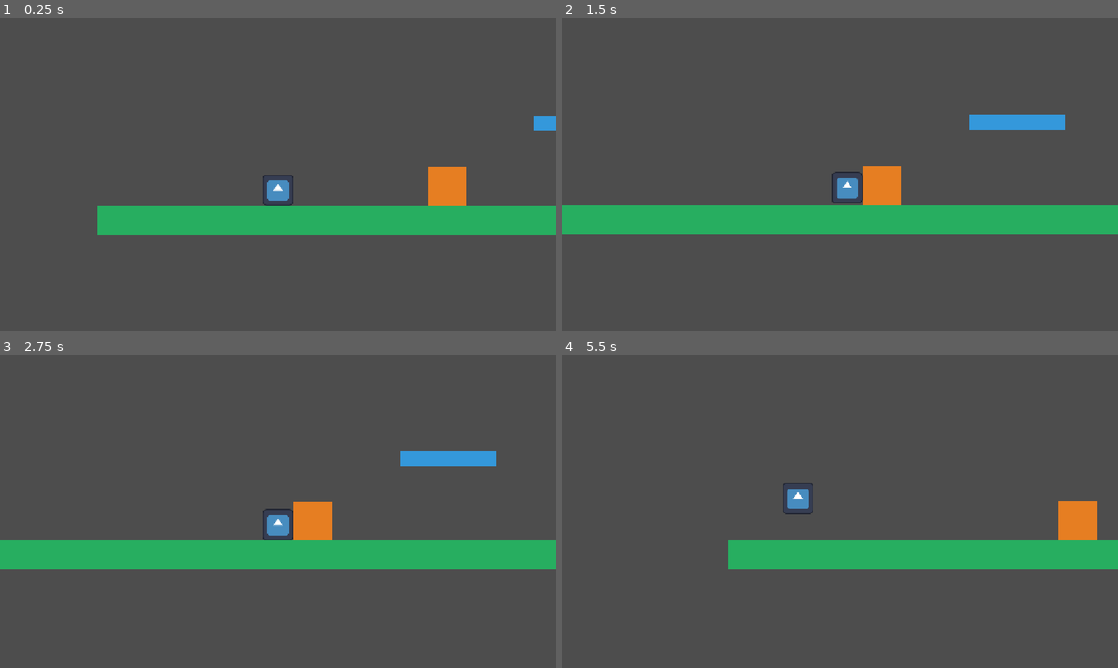
Above: before the commit, frames 1-4 (two rows, left to right).
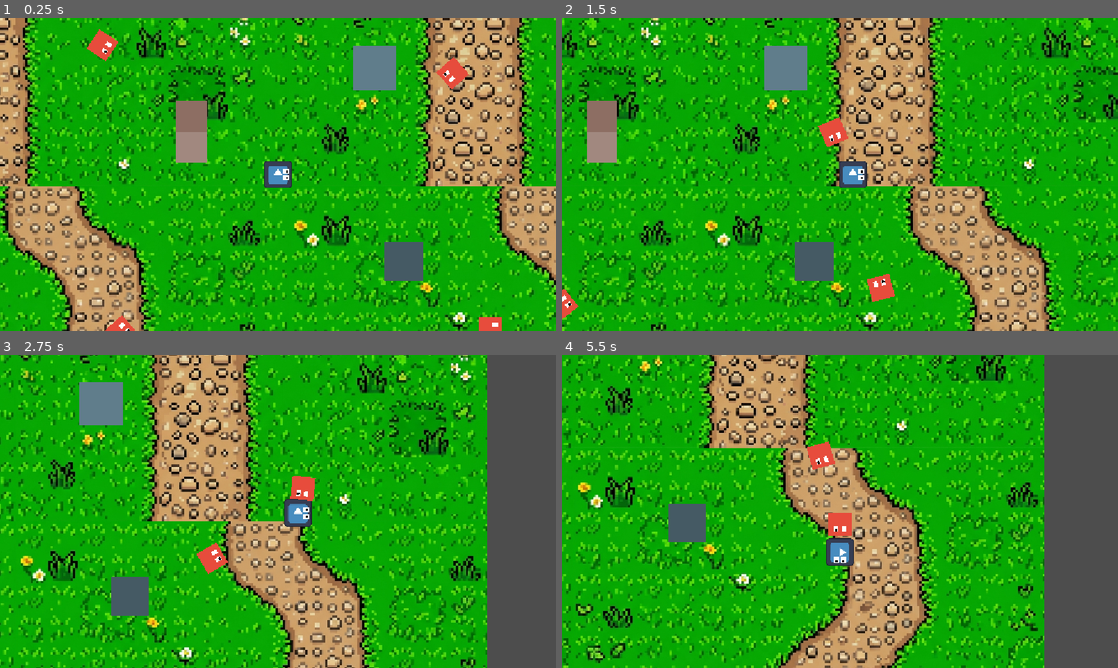
Above: after the commit, the same moments.

Repository: daniloemboaba/GameDev
Game: Godot game, scene res://main.tscn
Same seed, same stepped clock (60 frames per second), same inputs: the game is played once before the commit and once after it. The engine's default icon, where the game draws it, is replaced by a stand-in: a white triangle on a blue panel in a dark square.
Inputs (mouse positions are in pixels of both pictures, inside the frame that each line leads up to):
- Up to frame 1 (0.25 s): no input
- Up to frame 2 (1.5 s): tap Enter at 0.5 s; move the mouse to (962, 158) at 0.52 s; hold D (move_right) 0.53-1.25 s; tap E (dash) at 0.6 s; click (962, 158) at 0.67 s; tap Space (jump) at 0.77, 0.8, 1.07 s; drag from (728, 190) to (812, 237) at 1.27 s
- Up to frame 3 (2.75 s): move the mouse to (333, 442) at 2.02 s; hold D (move_right) from 2.03 s (still down); tap E (dash) at 2.1 s; tap Space (jump) at 2.3 s
- Up to frame 4 (5.5 s): release D (move_right) at 2.75 s; drag from (812, 574) to (673, 464) at 2.77 s; move the mouse to (1006, 558) at 3.52 s; hold A (move_left) 3.53-4.25 s; tap Space (jump) at 3.6, 3.77, 4.07, 5.3 s; drag from (673, 464) to (756, 433) at 4.27 s; move the mouse to (867, 511) at 5.02 s; hold S (move_down) from 5.03 s (still down); tap E (dash) at 5.1 s; click (867, 511) at 5.17 s

The runs differ from the first frame. In frame 1, 99% of the frame differs, in the area x 0-100%, y 0-100%; in frame 2, 99%; in frame 3, 88%; in frame 4, 88%.

Commit message:
feat: reconfigure to 2D top-down with pixel art terrain, enemy AI tracking, obstacles and facing direction

Diff:
--- /dev/null
+++ b/enemy.gd
@@ -0,0 +1,40 @@
+extends CharacterBody2D
+
+@export var speed: float = 130.0
+@export var detection_range: float = 500.0
+@export var stop_distance: float = 20.0
+
+var player_node: Node2D = null
+
+@onready var visual: Node2D = $Visual
+@onready var sprite: Sprite2D = $Visual/Sprite2D
+
+func _ready() -> void:
+	# Procura pelo nó do jogador na cena
+	await get_tree().process_frame
+	var players := get_tree().get_nodes_in_group("player")
+	if players.size() > 0:
+		player_node = players[0]
+
+func _physics_process(delta: float) -> void:
+	if player_node == null:
+		var players := get_tree().get_nodes_in_group("player")
+		if players.size() > 0:
+			player_node = players[0]
+		return
+
+	var to_player := player_node.global_position - global_position
+	var distance := to_player.length()
+
+	if distance < detection_range and distance > stop_distance:
+		var direction := to_player.normalized()
+		velocity = velocity.move_toward(direction * speed, 800.0 * delta)
+
+		# Gira o inimigo encarando o jogador
+		if visual:
+			var target_angle := direction.angle()
+			visual.rotation = lerp_angle(visual.rotation, target_angle, 10.0 * delta)
+	else:
+		velocity = velocity.move_toward(Vector2.ZERO, 600.0 * delta)
+
+	move_and_slide()
--- /dev/null
+++ b/enemy.tscn
@@ -0,0 +1,46 @@
+[gd_scene format=3 uid="uid://dgmvstirpsqy3"]
+
+[ext_resource type="Script" uid="uid://cfde4upjfda3b" path="res://enemy.gd" id="1_7k104"]
+
+[sub_resource type="CircleShape2D" id="CircleShape2D_4gyqm"]
+radius = 24.0
+
+[node name="Enemy" type="CharacterBody2D" unique_id=772416570 groups=["enemy"]]
+script = ExtResource("1_7k104")
+
+[node name="Visual" type="Node2D" parent="." unique_id=2084321439]
+
+[node name="Body" type="ColorRect" parent="Visual" unique_id=841516191]
+offset_left = -24.0
+offset_top = -24.0
+offset_right = 24.0
+offset_bottom = 24.0
+color = Color(0.90588236, 0.29803923, 0.23529412, 1)
+
+[node name="EyeL" type="ColorRect" parent="Visual" unique_id=7162843]
+offset_left = 4.0
+offset_top = -12.0
+offset_right = 16.0
+offset_bottom = -4.0
+
+[node name="EyeR" type="ColorRect" parent="Visual" unique_id=160485436]
+offset_left = 4.0
+offset_top = 4.0
+offset_right = 16.0
+offset_bottom = 12.0
+
+[node name="PupilL" type="ColorRect" parent="Visual" unique_id=839174578]
+offset_left = 10.0
+offset_top = -10.0
+offset_right = 15.0
+offset_bottom = -5.0
+
+[node name="PupilR" type="ColorRect" parent="Visual" unique_id=1825733303]
+offset_left = 10.0
+offset_top = 6.0
+offset_right = 15.0
+offset_bottom = 11.0
+color = Color(0.06666667, 0.06666667, 0.06666667, 1)
+
+[node name="CollisionShape2D" type="CollisionShape2D" parent="." unique_id=370470222]
+shape = SubResource("CircleShape2D_4gyqm")
--- a/main.tscn
+++ b/main.tscn
@@ -1,56 +1,121 @@
 [gd_scene format=3 uid="uid://c3eb6sgqtm5qx"]
 
+[ext_resource type="Texture2D" uid="uid://dvoqsivemb861" path="res://assets/ground.jpg" id="1_h2yge"]
 [ext_resource type="PackedScene" uid="uid://h0xtmekwo3gx" path="res://player.tscn" id="1_ig7tw"]
+[ext_resource type="PackedScene" uid="uid://dgmvstirpsqy3" path="res://enemy.tscn" id="3_1bvp3"]
 
-[sub_resource type="RectangleShape2D" id="RectangleShape2D_ig7tw"]
-size = Vector2(1400, 60)
+[sub_resource type="RectangleShape2D" id="RectangleShape2D_lquwl"]
+size = Vector2(64, 64)
 
-[sub_resource type="RectangleShape2D" id="RectangleShape2D_0xm2m"]
+[sub_resource type="RectangleShape2D" id="RectangleShape2D_7mycd"]
 size = Vector2(80, 80)
 
-[sub_resource type="RectangleShape2D" id="RectangleShape2D_h2yge"]
-size = Vector2(200, 30)
+[sub_resource type="RectangleShape2D" id="RectangleShape2D_272bh"]
+size = Vector2(90, 90)
+
+[sub_resource type="RectangleShape2D" id="RectangleShape2D_5vw27"]
+size = Vector2(2048, 20)
+
+[sub_resource type="RectangleShape2D" id="RectangleShape2D_kek77"]
+size = Vector2(2048, 20)
+
+[sub_resource type="RectangleShape2D" id="RectangleShape2D_4c57u"]
+size = Vector2(20, 2048)
+
+[sub_resource type="RectangleShape2D" id="RectangleShape2D_efxa6"]
+size = Vector2(20, 2048)
 
 [node name="Main" type="Node2D" unique_id=1258538481]
 
+[node name="GroundBackground" type="TextureRect" parent="." unique_id=1566023765]
+texture_repeat = 2
+offset_left = -1000.0
+offset_top = -1000.0
+offset_right = 1000.0
+offset_bottom = 1000.0
+texture = ExtResource("1_h2yge")
+stretch_mode = 1
+
 [node name="Player" parent="." unique_id=811521901 instance=ExtResource("1_ig7tw")]
-position = Vector2(250, 480)
 
-[node name="Ground" type="StaticBody2D" parent="." unique_id=235407411]
-position = Vector2(576, 600)
+[node name="Crate1" type="StaticBody2D" parent="." unique_id=109474688]
+position = Vector2(-180, -120)
 
-[node name="ColorRect" type="ColorRect" parent="Ground" unique_id=1707990863]
-offset_left = -700.0
-offset_top = -30.0
-offset_right = 700.0
-offset_bottom = 30.0
-color = Color(0.15294118, 0.68235296, 0.3764706, 1)
+[node name="ColorRect" type="ColorRect" parent="Crate1" unique_id=188144105]
+offset_left = -32.0
+offset_top = -32.0
+offset_right = 32.0
+offset_bottom = 32.0
+color = Color(0.5529412, 0.43137255, 0.3882353, 1)
 
-[node name="CollisionShape2D" type="CollisionShape2D" parent="Ground" unique_id=345230117]
-shape = SubResource("RectangleShape2D_ig7tw")
+[node name="CollisionShape2D" type="CollisionShape2D" parent="Crate1" unique_id=1440399013]
+shape = SubResource("RectangleShape2D_lquwl")
 
-[node name="BoxObstacle" type="StaticBody2D" parent="." unique_id=1964933679]
-position = Vector2(600, 530)
+[node name="Crate2" type="StaticBody2D" parent="." unique_id=652157250]
+position = Vector2(-180, -56)
 
-[node name="ColorRect" type="ColorRect" parent="BoxObstacle" unique_id=993866074]
+[node name="ColorRect" type="ColorRect" parent="Crate2" unique_id=1017792681]
+offset_left = -32.0
+offset_top = -32.0
+offset_right = 32.0
+offset_bottom = 32.0
+color = Color(0.6313726, 0.53333336, 0.49803922, 1)
+
+[node name="CollisionShape2D" type="CollisionShape2D" parent="Crate2" unique_id=17204509]
+shape = SubResource("RectangleShape2D_lquwl")
+
+[node name="RockObstacle1" type="StaticBody2D" parent="." unique_id=509108929]
+position = Vector2(260, 180)
+
+[node name="ColorRect" type="ColorRect" parent="RockObstacle1" unique_id=46304693]
 offset_left = -40.0
 offset_top = -40.0
 offset_right = 40.0
 offset_bottom = 40.0
-color = Color(0.9019608, 0.49411765, 0.13333334, 1)
+color = Color(0.27058825, 0.3529412, 0.39215687, 1)
 
-[node name="CollisionShape2D" type="CollisionShape2D" parent="BoxObstacle" unique_id=473329392]
-shape = SubResource("RectangleShape2D_0xm2m")
+[node name="CollisionShape2D" type="CollisionShape2D" parent="RockObstacle1" unique_id=130153951]
+shape = SubResource("RectangleShape2D_7mycd")
 
-[node name="FloatingPlatform" type="StaticBody2D" parent="." unique_id=1860429832]
-position = Vector2(880, 400)
+[node name="StonePillar" type="StaticBody2D" parent="." unique_id=564546000]
+position = Vector2(200, -220)
 
-[node name="ColorRect" type="ColorRect" parent="FloatingPlatform" unique_id=800481024]
-offset_left = -100.0
-offset_top = -15.0
-offset_right = 100.0
-offset_bottom = 15.0
-color = Color(0.20392157, 0.59607846, 0.85882354, 1)
+[node name="ColorRect" type="ColorRect" parent="StonePillar" unique_id=60717917]
+offset_left = -45.0
+offset_top = -45.0
+offset_right = 45.0
+offset_bottom = 45.0
+color = Color(0.3764706, 0.49019608, 0.54509807, 1)
 
-[node name="CollisionShape2D" type="CollisionShape2D" parent="FloatingPlatform" unique_id=1561612964]
-shape = SubResource("RectangleShape2D_h2yge")
+[node name="CollisionShape2D" type="CollisionShape2D" parent="StonePillar" unique_id=362430973]
+shape = SubResource("RectangleShape2D_272bh")
+
+[node name="BoundaryWalls" type="StaticBody2D" parent="." unique_id=1805861716]
+
+[node name="WallTop" type="CollisionShape2D" parent="BoundaryWalls" unique_id=1964278110]
+position = Vector2(0, -1010)
+shape = SubResource("RectangleShape2D_5vw27")
+
+[node name="WallBottom" type="CollisionShape2D" parent="BoundaryWalls" unique_id=56499907]
+position = Vector2(0, 1010)
+shape = SubResource("RectangleShape2D_kek77")
+
+[node name="WallLeft" type="CollisionShape2D" parent="BoundaryWalls" unique_id=1135398888]
+position = Vector2(-1010, 0)
+shape = SubResource("RectangleShape2D_4c57u")
+
+[node name="WallRight" type="CollisionShape2D" parent="BoundaryWalls" unique_id=824904460]
+position = Vector2(1010, 0)
+shape = SubResource("RectangleShape2D_efxa6")
+
+[node name="Enemy1" parent="." unique_id=772416570 instance=ExtResource("3_1bvp3")]
+position = Vector2(380, -220)
+
+[node name="Enemy2" parent="." unique_id=1061017542 instance=ExtResource("3_1bvp3")]
+position = Vector2(-380, -280)
+
+[node name="Enemy3" parent="." unique_id=1069501696 instance=ExtResource("3_1bvp3")]
+position = Vector2(440, 320)
+
+[node name="Enemy4" parent="." unique_id=96417108 instance=ExtResource("3_1bvp3")]
+position = Vector2(-340, 340)
--- a/player.gd
+++ b/player.gd
@@ -1,120 +1,79 @@
 extends CharacterBody2D
 
-# Configurações de Movimento Horizontal
-@export var speed: float = 350.0
+# Configurações de Movimento Top-Down
+@export var speed: float = 320.0
 @export var acceleration: float = 2400.0
-@export var friction: float = 2000.0
-@export var air_acceleration: float = 1400.0
-@export var air_friction: float = 800.0
+@export var friction: float = 2200.0
 
-# Configurações de Pulo Responsivo
-@export var jump_velocity: float = -600.0
-@export var gravity: float = 1700.0
-@export var fall_gravity_multiplier: float = 1.5
-@export var coyote_time_duration: float = 0.12
-@export var jump_buffer_duration: float = 0.12
-
-# Configurações de Dash
-@export var dash_speed: float = 660.0
+# Configurações de Dash Top-Down (8 direções)
+@export var dash_speed: float = 760.0
 @export var dash_duration: float = 0.15
 @export var dash_cooldown: float = 0.5
 
 # Variáveis de Estado
-var facing_direction: float = 1.0 # 1 = direita, -1 = esquerda
-var coyote_timer: float = 0.0
-var jump_buffer_timer: float = 0.0
 var is_dashing: bool = false
 var dash_timer: float = 0.0
 var dash_cooldown_timer: float = 0.0
-var dash_direction: Vector2 = Vector2.RIGHT
+var dash_direction: Vector2 = Vector2.DOWN
+var last_movement_direction: Vector2 = Vector2.DOWN
 
-@onready var sprite: Sprite2D = $Sprite2D
+@onready var visual: Node2D = $Visual
+@onready var sprite: Sprite2D = $Visual/Sprite2D
 
 func _physics_process(delta: float) -> void:
-	# Atualiza timers
-	if dash_cooldown_timer > 0:
+	# Atualiza cooldown do dash
+	if dash_cooldown_timer > 0.0:
 		dash_cooldown_timer -= delta
 
+	# Processamento de Dash
 	if is_dashing:
 		_process_dash(delta)
 		return
 
-	# Leitura de Input Horizontal
-	var input_x := Input.get_axis("move_left", "move_right")
-	if input_x != 0:
-		facing_direction = sign(input_x)
-		if sprite:
-			sprite.flip_h = (facing_direction < 0)
+	# Leitura de movimento em 8 direções (WASD / Setas / Analógico)
+	var input_vector := Input.get_vector("move_left", "move_right", "move_up", "move_down")
 
-	# Controle do Chão e Coyote Time
-	if is_on_floor():
-		coyote_timer = coyote_time_duration
+	if input_vector != Vector2.ZERO:
+		last_movement_direction = input_vector.normalized()
+		velocity = velocity.move_toward(input_vector * speed, acceleration * delta)
+
+		# Gira o rostinho/corpo do personagem na direção do movimento
+		if visual:
+			# Rotação suave e natural na direção que está andando
+			var target_angle := input_vector.angle()
+			visual.rotation = lerp_angle(visual.rotation, target_angle, 18.0 * delta)
 	else:
-		coyote_timer -= delta
+		velocity = velocity.move_toward(Vector2.ZERO, friction * delta)
 
-	# Jump Buffer
-	if Input.is_action_just_pressed("jump"):
-		jump_buffer_timer = jump_buffer_duration
-	else:
-		jump_buffer_timer -= delta
-
-	# Execução do Pulo
-	if jump_buffer_timer > 0 and coyote_timer > 0:
-		velocity.y = jump_velocity
-		jump_buffer_timer = 0
-		coyote_timer = 0
-
-	# Pulo Variável (soltar o botão corta a subida mais rápido para controle fino)
-	if Input.is_action_just_released("jump") and velocity.y < 0:
-		velocity.y *= 0.5
-
-	# Gravidade Dinâmica (cai mais rápido do que sobe, eliminando sensação lenta/flutuante)
-	if not is_on_floor():
-		var current_gravity := gravity
-		if velocity.y > 0:
-			current_gravity *= fall_gravity_multiplier
-		velocity.y += current_gravity * delta
-
-	# Movimentação Horizontal com Aceleração / Atrito
-	var accel := acceleration if is_on_floor() else air_acceleration
-	var frict := friction if is_on_floor() else air_friction
-
-	if input_x != 0:
-		velocity.x = move_toward(velocity.x, input_x * speed, accel * delta)
-	else:
-		velocity.x = move_toward(velocity.x, 0.0, frict * delta)
-
-	# Verificação de Ativação do Dash (Tecla E ou LT no Xbox)
-	if Input.is_action_just_pressed("dash") and dash_cooldown_timer <= 0:
-		_start_dash(input_x)
+	# Ativação do Dash (Tecla E ou LT no controle Xbox)
+	if Input.is_action_just_pressed("dash") and dash_cooldown_timer <= 0.0:
+		_start_dash(input_vector)
 		return
 
 	move_and_slide()
 
-func _start_dash(input_x: float) -> void:
+func _start_dash(input_vector: Vector2) -> void:
 	is_dashing = true
 	dash_timer = dash_duration
 	dash_cooldown_timer = dash_cooldown
 
-	# Se estiver segurando direção, usa ela; senão dá o dash para onde está olhando
-	if input_x != 0:
-		dash_direction = Vector2(sign(input_x), 0)
+	if input_vector != Vector2.ZERO:
+		dash_direction = input_vector.normalized()
 	else:
-		dash_direction = Vector2(facing_direction, 0)
+		dash_direction = last_movement_direction
 
 	velocity = dash_direction * dash_speed
 
-	# Efeito visual de dash (fica azulado e semi-transparente)
+	# Efeito visual de dash (cor azulada brilhante)
 	if sprite:
-		sprite.modulate = Color(0.4, 0.8, 1.0, 0.8)
+		sprite.modulate = Color(0.3, 0.9, 1.0, 0.8)
 
 func _process_dash(delta: float) -> void:
 	dash_timer -= delta
 	velocity = dash_direction * dash_speed
 	move_and_slide()
 
-	if dash_timer <= 0:
+	if dash_timer <= 0.0:
 		is_dashing = false
-		# Restaura a cor normal
 		if sprite:
 			sprite.modulate = Color.WHITE
--- a/player.tscn
+++ b/player.tscn
@@ -3,18 +3,46 @@
 [ext_resource type="Script" uid="uid://d2xrd5i3m0b58" path="res://player.gd" id="1_onrkg"]
 [ext_resource type="Texture2D" uid="uid://bp31bjmd8cx3b" path="res://icon.svg" id="2_i3pqv"]
 
-[sub_resource type="RectangleShape2D" id="RectangleShape2D_onrkg"]
-size = Vector2(64, 64)
+[sub_resource type="CircleShape2D" id="CircleShape2D_onrkg"]
+radius = 28.0
 
-[node name="Player" type="CharacterBody2D" unique_id=811521901]
+[node name="Player" type="CharacterBody2D" unique_id=811521901 groups=["player"]]
 script = ExtResource("1_onrkg")
 
-[node name="Sprite2D" type="Sprite2D" parent="." unique_id=1156528441]
-scale = Vector2(0.5, 0.5)
-texture = ExtResource("2_i3pqv")
-
 [node name="CollisionShape2D" type="CollisionShape2D" parent="." unique_id=1650419948]
-shape = SubResource("RectangleShape2D_onrkg")
+shape = SubResource("CircleShape2D_onrkg")
 
 [node name="Camera2D" type="Camera2D" parent="." unique_id=744378360]
 position_smoothing_enabled = true
+
+[node name="Visual" type="Node2D" parent="." unique_id=2021705237]
+
+[node name="Sprite2D" type="Sprite2D" parent="Visual" unique_id=1156528441]
+scale = Vector2(0.45, 0.45)
+texture = ExtResource("2_i3pqv")
+
+[node name="EyeL" type="ColorRect" parent="Visual" unique_id=1551011182]
+offset_left = 10.0
+offset_top = -12.0
+offset_right = 22.0
+offset_bottom = -2.0
+
+[node name="EyeR" type="ColorRect" parent="Visual" unique_id=760926624]
+offset_left = 10.0
+offset_top = 2.0
+offset_right = 22.0
+offset_bottom = 12.0
+
+[node name="PupilL" type="ColorRect" parent="Visual" unique_id=1264824155]
+offset_left = 16.0
+offset_top = -9.0
+offset_right = 21.0
+offset_bottom = -4.0
+color = Color(0.06666667, 0.06666667, 0.06666667, 1)
+
+[node name="PupilR" type="ColorRect" parent="Visual" unique_id=371335883]
+offset_left = 16.0
+offset_top = 5.0
+offset_right = 21.0
+offset_bottom = 10.0
+color = Color(0.06666667, 0.06666667, 0.06666667, 1)
Binary file added: assets/PC _ Computer - Ragnarok Online - Classes (Female) - Rune Knight.png
Not shown, added: assets/PC _ Computer - Ragnarok Online - Classes (Female) - Rune Knight.png.import
Binary file added: assets/cabeça.PNG
Not shown, added: assets/cabeça.PNG.import
Binary file added: assets/ground.jpg
Not shown, added: assets/ground.jpg.import
Binary file added: assets/ground.png
Not shown, added: assets/ground.png.import
Not shown, added: enemy.gd.uid
